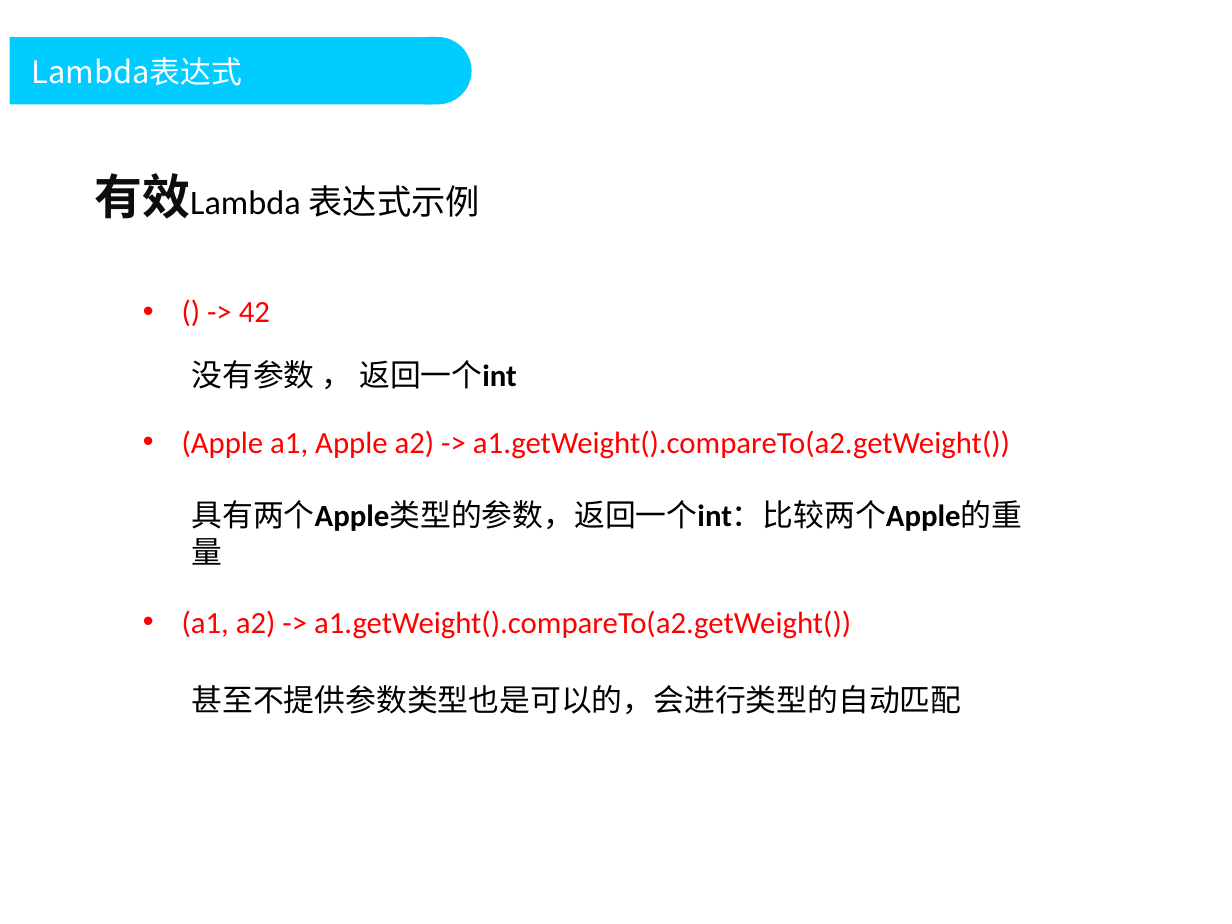
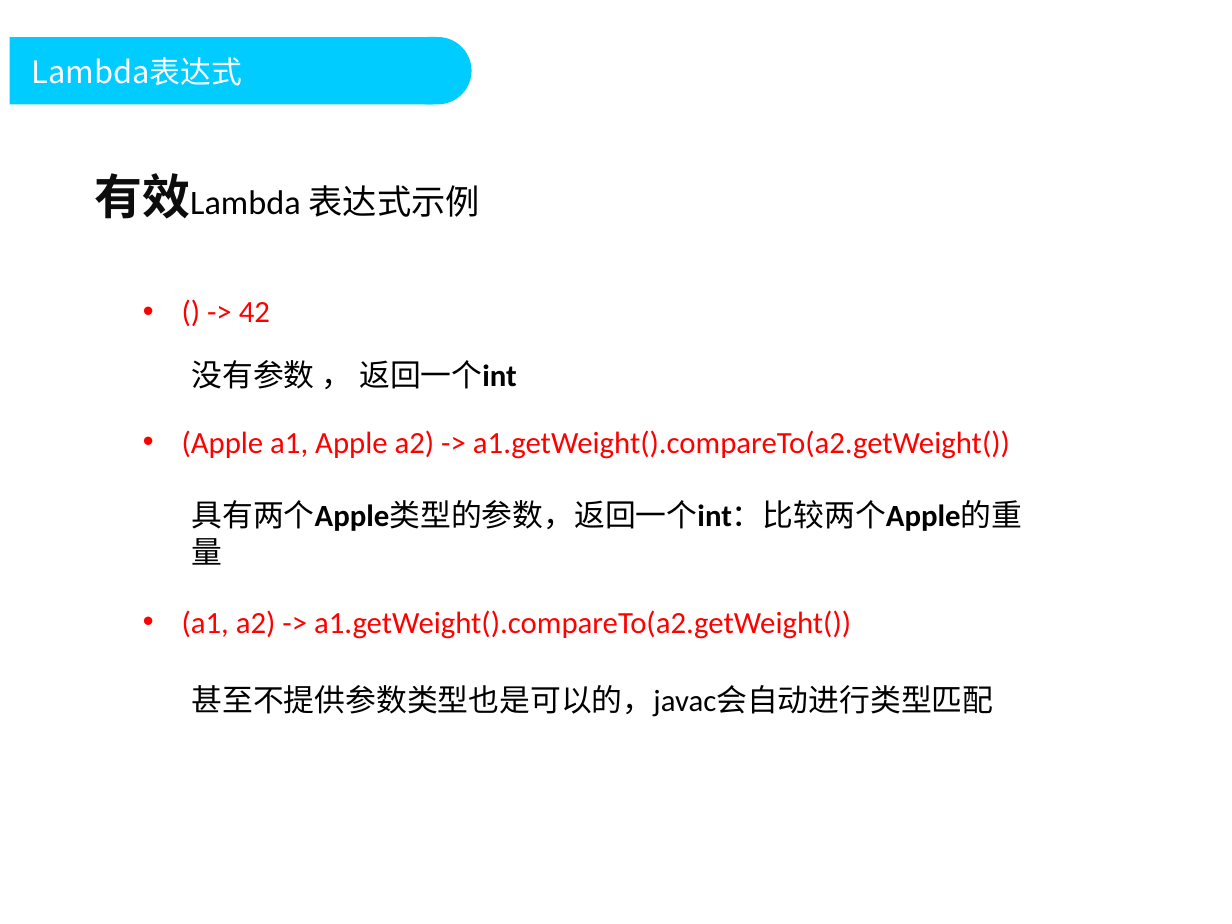
Before and after one commit to DoublePoint/MVC, a slide deck: slide 20 of 04相关插件/Java8/Java高级教程2.pptx. Drawn at 1232x924 pixels with LibreOffice and Linux fonts; fonts in the diff are those of the drawing; background and template pictures are left out. Boxes give left, top, right and bottom in pixels: in the first picture for what was removed or moved away, otherwise in the second. Text is boxed around its words. In the diff, an @@ line names an element or a change of style, - is before the commit and + after.

```diff
--- a/04相关插件/Java8/Java高级教程2.pptx
+++ b/04相关插件/Java8/Java高级教程2.pptx
@@ text at <box>191,685,993,717</box>: text changed @@
-甚至不提供参数类型也是可以的，会进行类型的自动匹配
+甚至不提供参数类型也是可以的，javac会自动进行类型匹配
```
Also in this commit, not shown: 6 other slides changed, 31 slides added, 30 other files.
